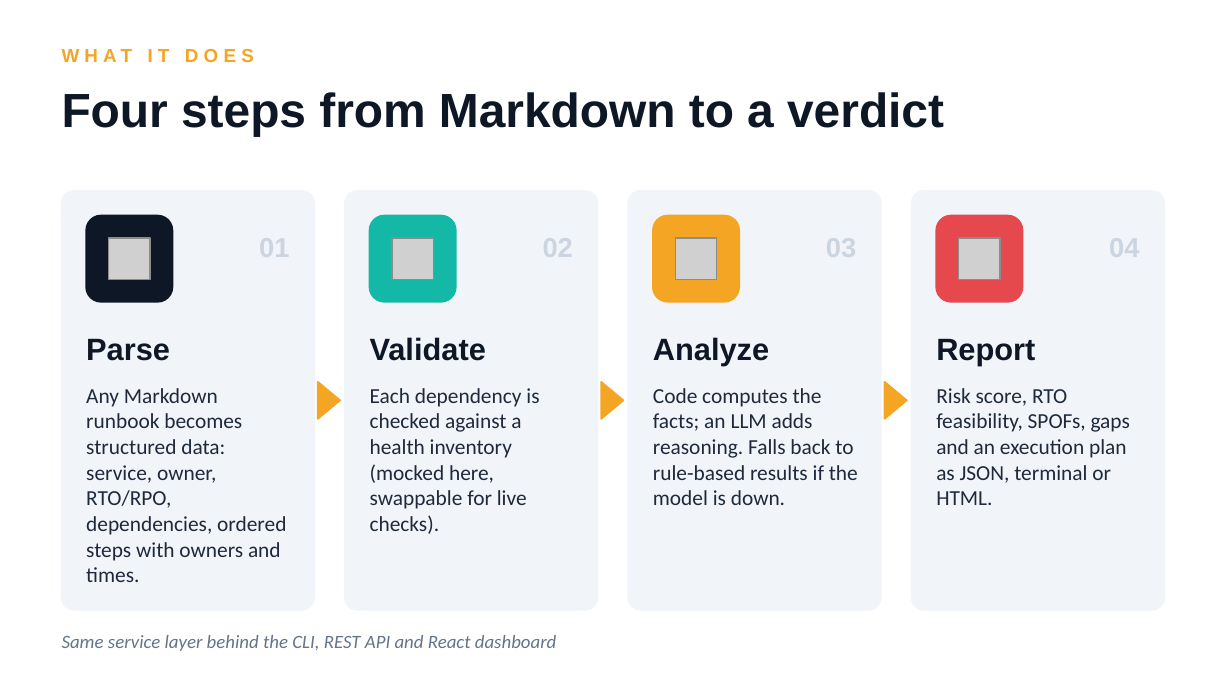
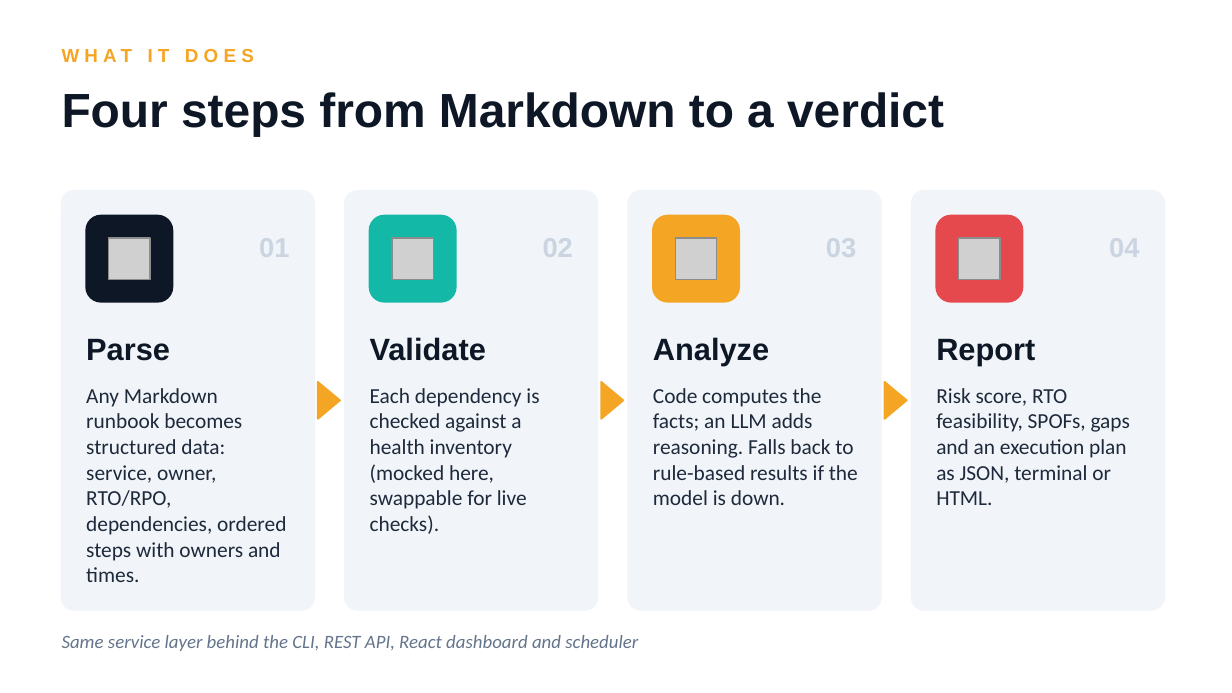
Before and after one commit to Jotiba-Patil/ai-powered-dr-readiness-agent, a slide deck: slide 2 of docs/DR_Readiness_Agent.pptx. Drawn at 1232x693 pixels with LibreOffice and Linux fonts; fonts in the diff are those of the drawing; grey boxes stand for pictures. Boxes give left, top, right and bottom in pixels: in the first picture for what was removed or moved away, otherwise in the second. Text is boxed around its words. In the diff, an @@ line names an element or a change of style, - is before the commit and + after.

```diff
--- a/docs/DR_Readiness_Agent.pptx
+++ b/docs/DR_Readiness_Agent.pptx
@@ text at <box>62,635,638,651</box>: text changed @@
-Same service layer behind the CLI, REST API and React dashboard
+Same service layer behind the CLI, REST API, React dashboard and scheduler
```
Also in this commit, not shown: 2 other slides changed, 1 slide added.
